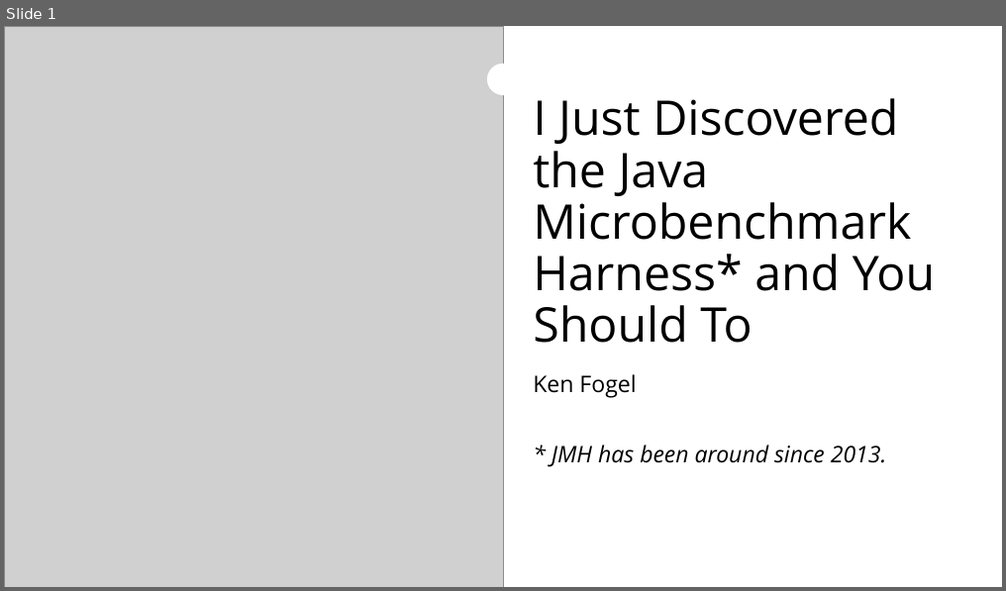
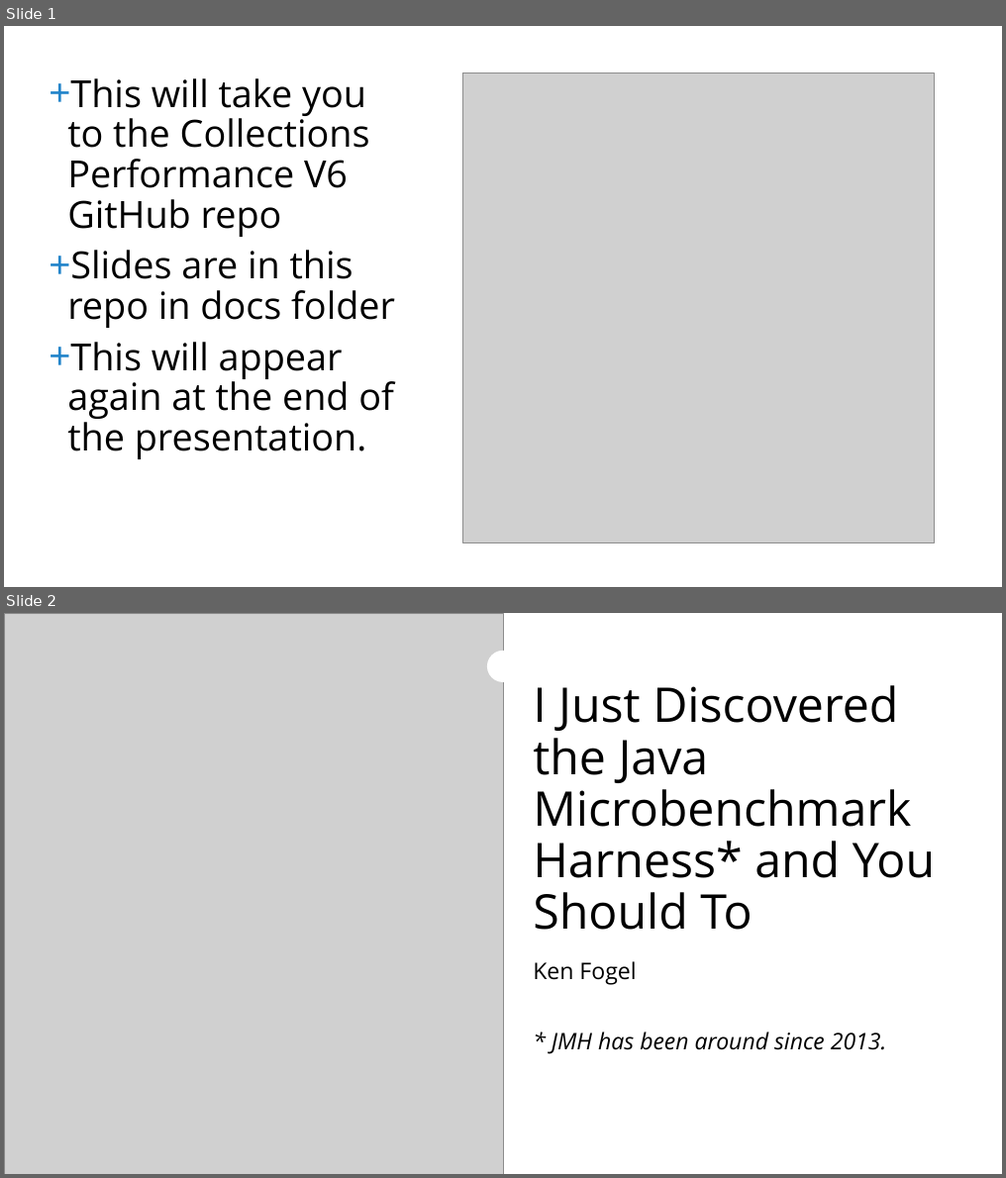
Before and after one commit to omniprof/collectionsperformance_v6, a slide deck: docs/JMH_Slides.pptx. Shown one above the other, each under a label of ours: slide 1 before the commit, slides 1 and 2 after it. The pictures are 1006x591 and 1006x1178 pixels, drawn with LibreOffice and Linux fonts; fonts in the diff are those of the drawing; grey boxes stand for pictures. Boxes give left, top, right and bottom in pixels: in the first picture for what was removed or moved away, otherwise in the second. Text is boxed around its words. In the diff, an @@ line names an element or a change of style, - is before the commit and + after.

Commit message:
Update to slides

```diff
--- a/docs/JMH_Slides.pptx
+++ b/docs/JMH_Slides.pptx
@@ slide 1 added at box(4, 26, 1002, 587), background #FFFFFF; not listed: 6 template elements that a slide beside it also shows @@
@@ text added at box(67, 78, 395, 460), 36 pt, text #000000 @@
++ This will take you to the Collections Performance V6 GitHub repo
++ Slides are in this repo in docs folder
++ This will appear again at the end of the presentation.
@@ picture added at box(463, 74, 934, 544) @@
@@ what was slide 1 is now slide 2 @@
```
